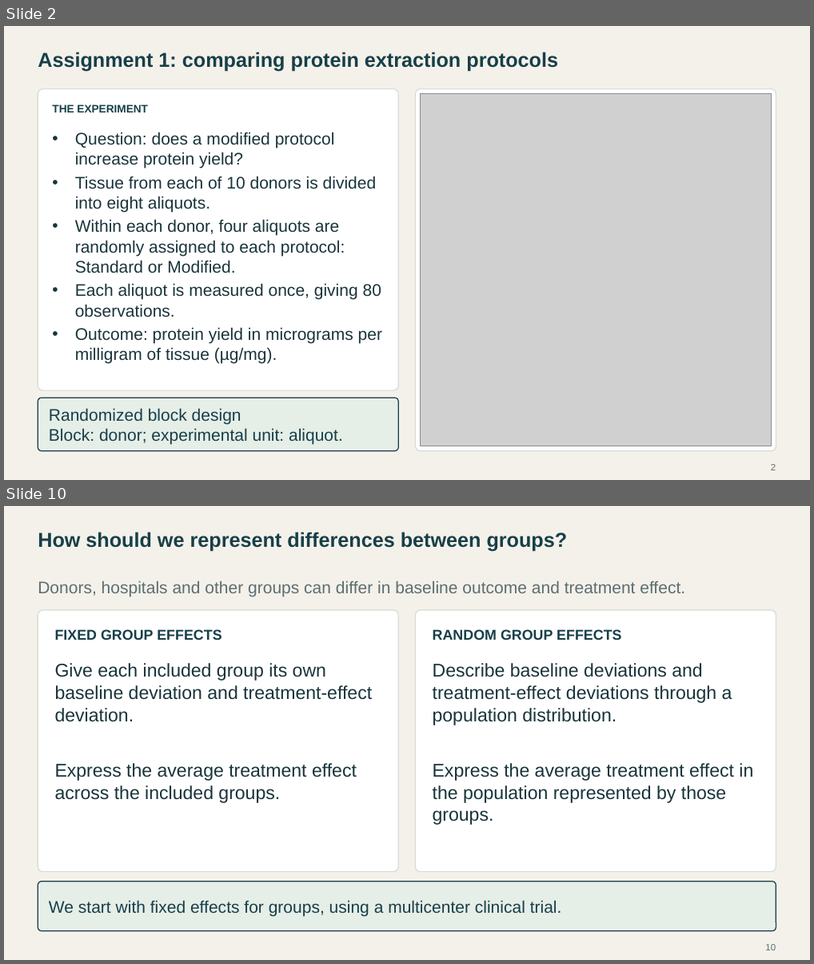
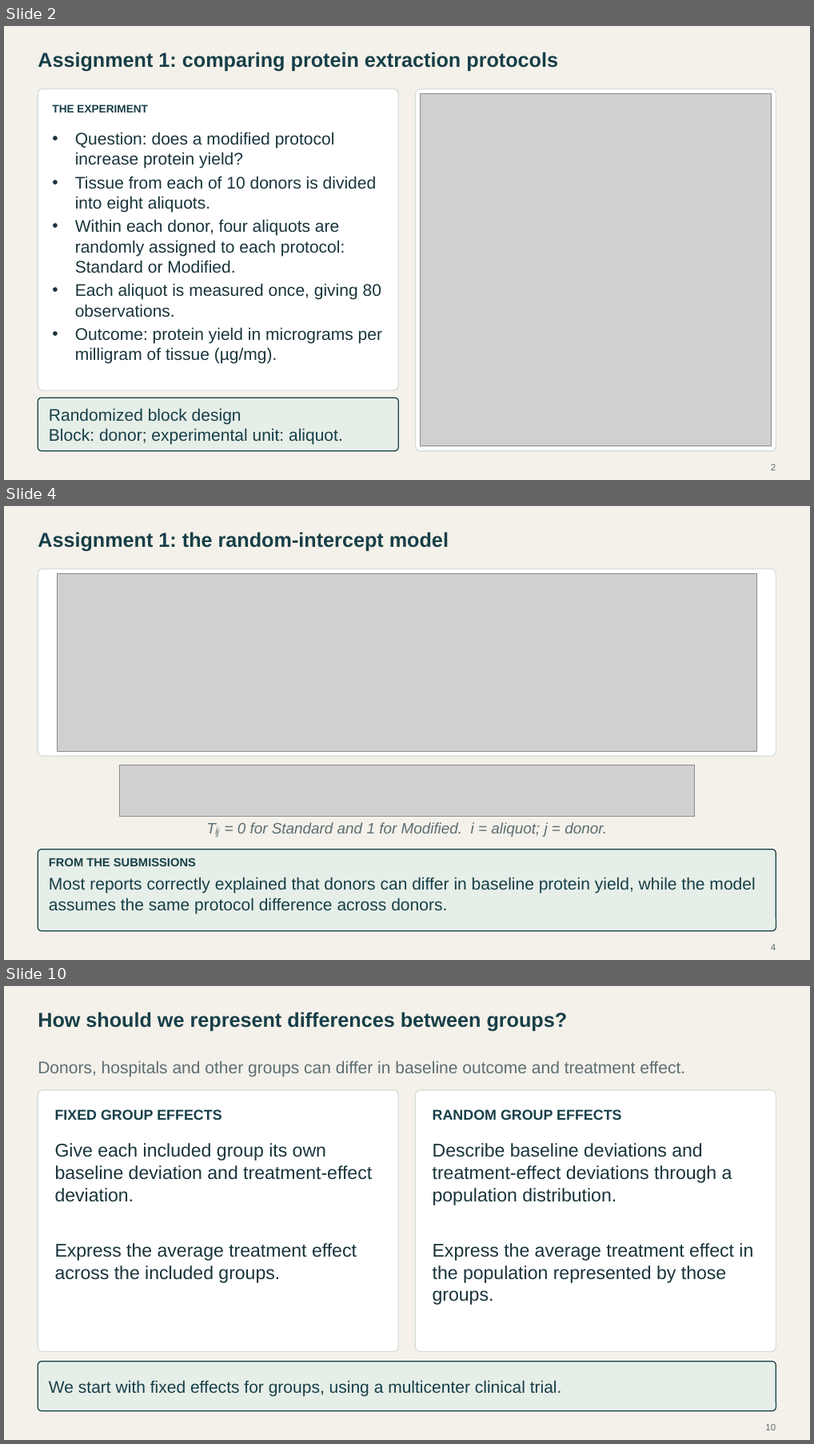
Before and after one commit to Postmus/BeyondMLR, a slide deck: lectures_2627/week2/Beyond_MLR_Week_2.pptx. Shown one above the other, each under a label of ours: slides 2 and 10 before the commit, slides 2, 4 and 10 after it; the slides between them are not shown. The pictures are 814x964 and 814x1444 pixels, drawn with LibreOffice and Linux fonts; fonts in the diff are those of the drawing; grey boxes stand for pictures. Boxes give left, top, right and bottom in pixels: in the first picture for what was removed or moved away, otherwise in the second. Text is boxed around its words. In the diff, an @@ line names an element or a change of style, - is before the commit and + after.

Commit message:
Revise Week 2 assignment walkthrough and submission feedback

```diff
--- a/lectures_2627/week2/Beyond_MLR_Week_2.pptx
+++ b/lectures_2627/week2/Beyond_MLR_Week_2.pptx
@@ slide 4 added at (x1=4, y1=506, x2=810, y2=960), background #F4F1EA @@
@@ text added at (x1=38, y1=532, x2=449, y2=552), 24 pt, text #173F48, bold @@
+Assignment 1: the random-intercept model
@@ rounded rectangle added at (x1=38, y1=569, x2=777, y2=756), fill #FFFFFF, outline #D3DDD6 1.1 pt @@
@@ picture added at (x1=58, y1=574, x2=758, y2=751) @@
@@ picture added at (x1=119, y1=765, x2=695, y2=816) @@
@@ text added at (x1=238, y1=822, x2=607, y2=836), 18 pt, text #5C6E72, italic @@
+Tᵢⱼ = 0 for Standard and 1 for Modified. i = aliquot; j = donor.
@@ rounded rectangle added at (x1=38, y1=849, x2=777, y2=931), fill #E6EEE8, outline #173F48 1.2 pt @@
@@ text added at (x1=49, y1=857, x2=196, y2=866), 14 pt, text #173F48, bold @@
+FROM THE SUBMISSIONS
@@ text added at (x1=49, y1=876, x2=755, y2=913), 20 pt, text #173F48 @@
+Most reports correctly explained that donors can differ in baseline protein yield, while the model assumes the same protocol difference across donors.
@@ page number added at (x1=771, y1=944, x2=776, y2=950), 11 pt, text #5C6E72 @@
+4
```
Also in this commit, not shown: 1 slide changed, 5 other slides added, 6 slides removed, 24 other files.
